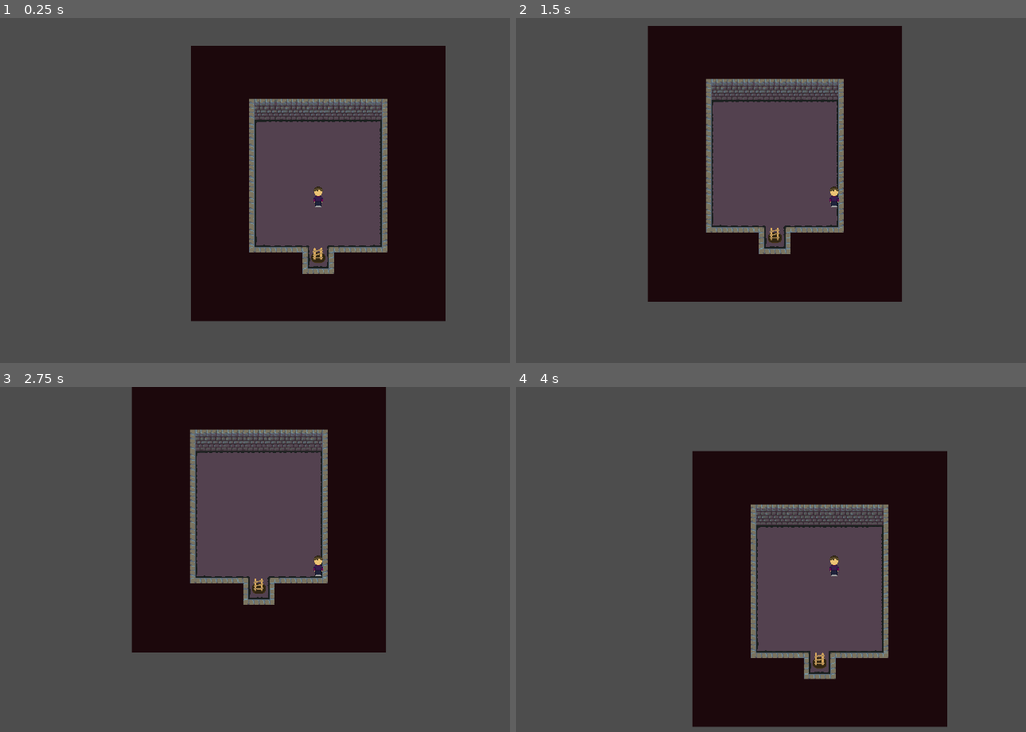
Above: before the commit, frames 1-4 (two rows, left to right).
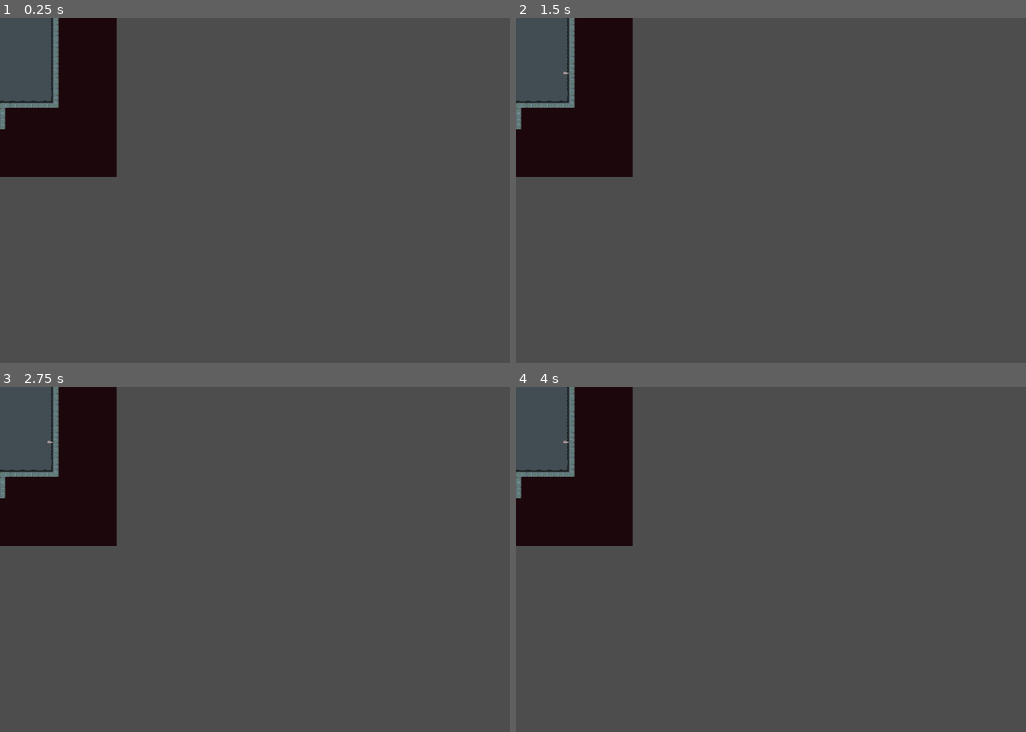
Above: after the commit, the same moments.

Repository: dennis1248/global-game-jam-groningen-2024
Game: Godot game, scene res://node_2d.tscn
The game is run twice, just before and just after one commit, with the same random seed, the same clock (stepped at 60 frames per second) and the same inputs.
Inputs:
- Up to frame 1 (0.25 s): no input
- Up to frame 2 (1.5 s): tap Enter at 0.5 s; hold D (right) 0.53-1.28 s; hold S (down) from 1.28 s (still down)
- Up to frame 3 (2.75 s): tap Space at 2 s; release S (down) at 2.03 s; hold D (right) from 2.03 s (still down)
- Up to frame 4 (4 s): tap Enter at 2.75 s; release D (right) at 2.78 s; hold W (up) 2.78-3.53 s; hold A (left) from 3.53 s (still down)

The runs differ from the first frame. In frame 1, 38% of the frame differs, in the area x 0-88%, y 0-89%; in frame 2, 38%; in frame 3, 37%; in frame 4, 38%.

Commit message:
Tilemap

Diff:
--- /dev/null
+++ b/fire_torch_animated_texture.tres
@@ -0,0 +1,17 @@
+[gd_resource type="AnimatedTexture" load_steps=5 format=3 uid="uid://cmdueo7aexuj"]
+
+[ext_resource type="Texture2D" uid="uid://dp3wup3i4ewlf" path="res://art/Sprite fire torch-0001.png" id="1_ymcwa"]
+[ext_resource type="Texture2D" uid="uid://ddcji0vvtypng" path="res://art/Sprite fire torch-0002.png" id="2_w2udm"]
+[ext_resource type="Texture2D" uid="uid://dlvm38j5cxkmg" path="res://art/Sprite fire torch-0003.png" id="3_w1tcu"]
+[ext_resource type="Texture2D" uid="uid://ds3rbydrwiwb6" path="res://art/Sprite fire torch-0004.png" id="4_mr5m3"]
+
+[resource]
+frames = 4
+frame_0/texture = ExtResource("1_ymcwa")
+frame_0/duration = 0.5
+frame_1/texture = ExtResource("2_w2udm")
+frame_1/duration = 0.84
+frame_2/texture = ExtResource("3_w1tcu")
+frame_2/duration = 0.52
+frame_3/texture = ExtResource("4_mr5m3")
+frame_3/duration = 0.84
--- a/node_2d.tscn
+++ b/node_2d.tscn
@@ -1,8 +1,9 @@
-[gd_scene load_steps=6 format=3 uid="uid://bkne6buo5082c"]
+[gd_scene load_steps=7 format=3 uid="uid://bkne6buo5082c"]
 
 [ext_resource type="Texture2D" uid="uid://ba3kt8mhv647g" path="res://art/Tilemap/Tile map dungen lv 1.png" id="1_tmt1l"]
 [ext_resource type="Texture2D" uid="uid://cjbavb0kvdpfi" path="res://art/Props/Stairs.png" id="2_xndwd"]
-[ext_resource type="PackedScene" uid="uid://duodbpt6jexph" path="res://player/player.tscn" id="3_dku26"]
+[ext_resource type="Texture2D" uid="uid://cmdueo7aexuj" path="res://fire_torch_animated_texture.tres" id="4_bd61g"]
+[ext_resource type="PackedScene" uid="uid://qvecpdtp2702" path="res://Characters/mouse.tscn" id="4_twfq4"]
 
 [sub_resource type="TileSetAtlasSource" id="TileSetAtlasSource_1b53w"]
 texture = ExtResource("1_tmt1l")
@@ -106,9 +107,6 @@
 8:2/0 = 0
 8:2/0/physics_layer_0/linear_velocity = Vector2(0, 0)
 8:2/0/physics_layer_0/angular_velocity = 0.0
-9:2/0 = 0
-9:2/0/physics_layer_0/linear_velocity = Vector2(0, 0)
-9:2/0/physics_layer_0/angular_velocity = 0.0
 0:3/0 = 0
 0:3/0/physics_layer_0/linear_velocity = Vector2(0, 0)
 0:3/0/physics_layer_0/angular_velocity = 0.0
@@ -358,22 +356,25 @@
 5:10/0 = 0
 5:10/0/physics_layer_0/linear_velocity = Vector2(0, 0)
 5:10/0/physics_layer_0/angular_velocity = 0.0
-6:10/0 = 0
-6:10/0/physics_layer_0/linear_velocity = Vector2(0, 0)
-6:10/0/physics_layer_0/angular_velocity = 0.0
-7:10/0 = 0
-7:10/0/physics_layer_0/linear_velocity = Vector2(0, 0)
-7:10/0/physics_layer_0/angular_velocity = 0.0
-8:10/0 = 0
-8:10/0/physics_layer_0/linear_velocity = Vector2(0, 0)
-8:10/0/physics_layer_0/angular_velocity = 0.0
-9:10/0 = 0
-9:10/0/physics_layer_0/linear_velocity = Vector2(0, 0)
-9:10/0/physics_layer_0/angular_velocity = 0.0
 6:3/0 = 0
 6:3/0/physics_layer_0/linear_velocity = Vector2(0, 0)
 6:3/0/physics_layer_0/angular_velocity = 0.0
 6:3/0/physics_layer_0/polygon_0/points = PackedVector2Array(16, -16, 16, 0.5, 0.5, 0.5, 0.25, 16, -16, 16, -16, -16)
+9:2/0 = 0
+9:2/0/physics_layer_0/linear_velocity = Vector2(0, 0)
+9:2/0/physics_layer_0/angular_velocity = 0.0
+3:11/0 = 0
+3:11/0/physics_layer_0/linear_velocity = Vector2(0, 0)
+3:11/0/physics_layer_0/angular_velocity = 0.0
+2:11/0 = 0
+2:11/0/physics_layer_0/linear_velocity = Vector2(0, 0)
+2:11/0/physics_layer_0/angular_velocity = 0.0
+1:11/0 = 0
+1:11/0/physics_layer_0/linear_velocity = Vector2(0, 0)
+1:11/0/physics_layer_0/angular_velocity = 0.0
+0:11/0 = 0
+0:11/0/physics_layer_0/linear_velocity = Vector2(0, 0)
+0:11/0/physics_layer_0/angular_velocity = 0.0
 
 [sub_resource type="TileSet" id="TileSet_kkibn"]
 tile_size = Vector2i(32, 32)
@@ -391,5 +392,13 @@
 position = Vector2(-32, 288)
 texture = ExtResource("2_xndwd")
 
-[node name="CharacterBody2D" parent="." instance=ExtResource("3_dku26")]
-position = Vector2(-32, 104)
+[node name="Mouse" parent="." instance=ExtResource("4_twfq4")]
+position = Vector2(-160, 168)
+
+[node name="FireTorchAnimatedTexture" type="Sprite2D" parent="."]
+position = Vector2(-176, -160)
+texture = ExtResource("4_bd61g")
+
+[node name="FireTorchAnimatedTexture2" type="Sprite2D" parent="."]
+position = Vector2(112, -160)
+texture = ExtResource("4_bd61g")
Binary file added: art/Sprite fire torch-0001.png
Not shown, added: art/Sprite fire torch-0001.png.import
Binary file added: art/Sprite fire torch-0002.png
Not shown, added: art/Sprite fire torch-0002.png.import
Binary file added: art/Sprite fire torch-0003.png
Not shown, added: art/Sprite fire torch-0003.png.import
Binary file added: art/Sprite fire torch-0004.png
Not shown, added: art/Sprite fire torch-0004.png.import
Binary file added: art/Tilemap/Tile map dungen lv 1.aseprite
Binary file changed: art/Tilemap/Tile map dungen lv 1.png
Not shown, added: art/Tilemap/Tile map dungen lv 1 - Copy.zip
